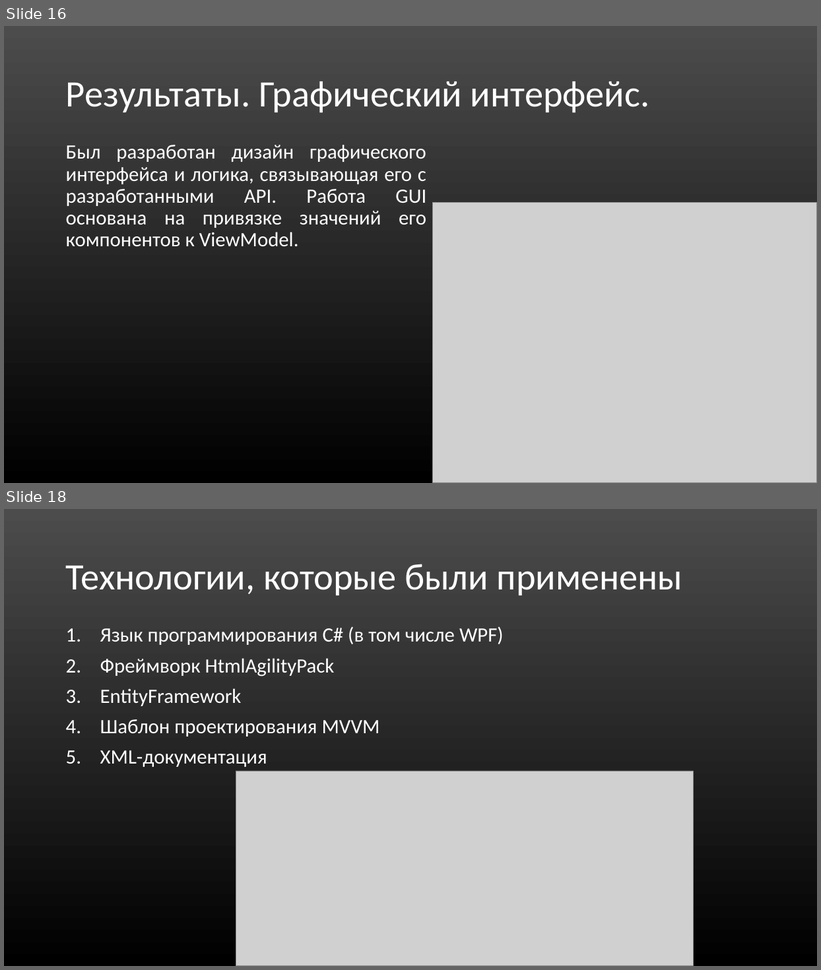
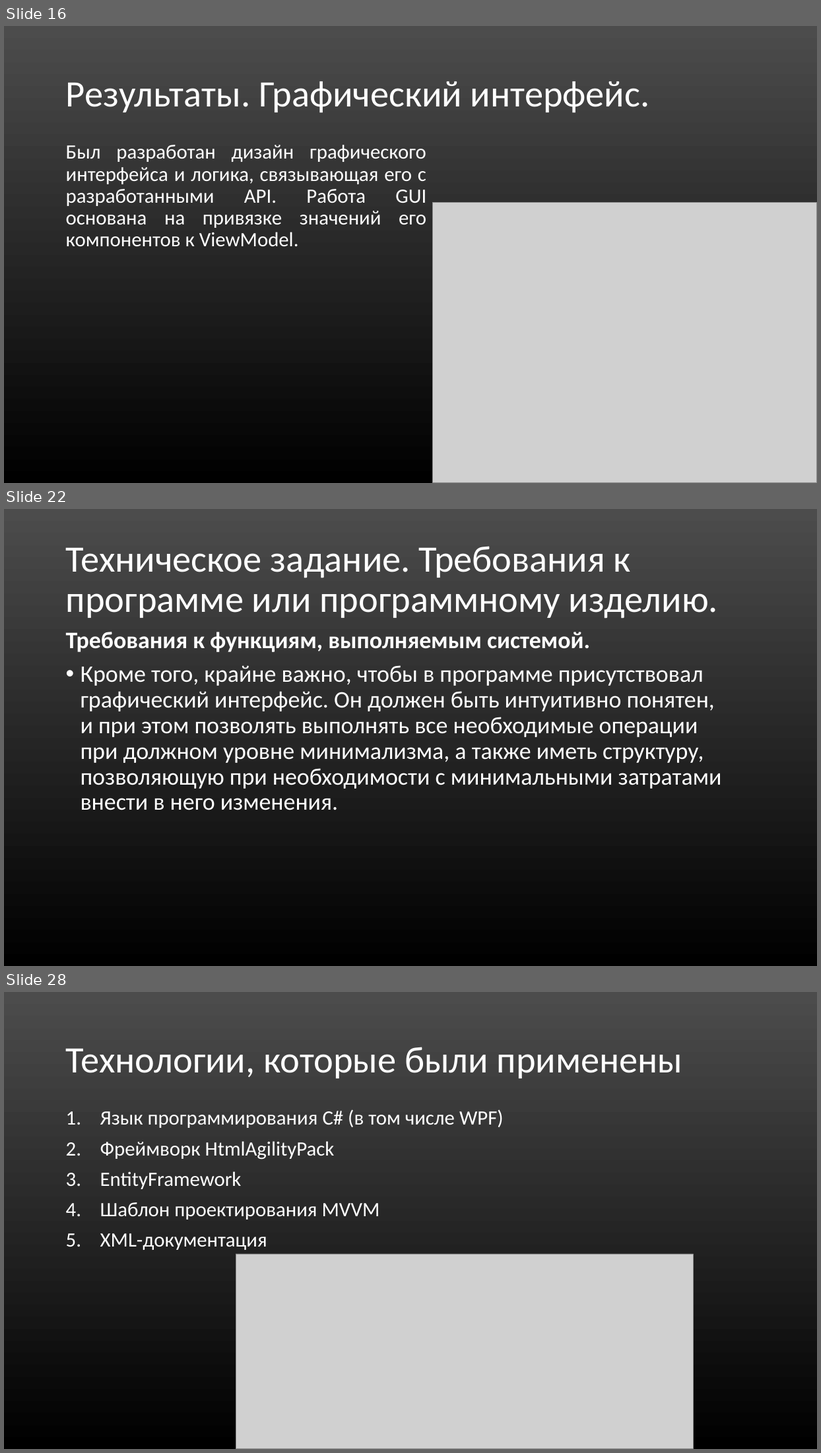
Before and after one commit to Mr-Dm1try/SteamCardsFarmer, a slide deck: Презентация_Помойки.ppt. Shown one above the other, each under a label of ours: slides 16 and 18 before the commit, slides 16, 22 and 28 after it; the slides between them are not shown. The pictures are 821x970 and 821x1453 pixels, drawn with LibreOffice and Linux fonts; fonts in the diff are those of the drawing; grey boxes stand for pictures. Boxes give left, top, right and bottom in pixels: in the first picture for what was removed or moved away, otherwise in the second. Text is boxed around its words. In the diff, an @@ line names an element or a change of style, - is before the commit and + after.

```diff
--- a/Презентация_Помойки.ppt
+++ b/Презентация_Помойки.ppt
@@ slide 22 added at <box>4,509,817,966</box>, background gradient #4C4C4C to #000000 @@
@@ title added at <box>66,546,718,619</box>, 44 pt, text #FFFFFF @@
+Техническое задание. Требования к программе или программному изделию.
@@ text added at <box>66,632,722,811</box>, 28 pt, text #FFFFFF @@
+Требования к функциям, выполняемым системой.
+• Кроме того, крайне важно, чтобы в программе присутствовал графический интерфейс. Он должен быть интуитивно понятен, и при этом позволять выполнять все необходимые операции при должном уровне минимализма, а также иметь структуру, позволяющую при необходимости с минимальными затратами внести в него изменения.
@@ what was slide 18 is now slide 28 @@
```
Also in this commit, not shown: 1 slide changed, 9 other slides added, 2 other files.
